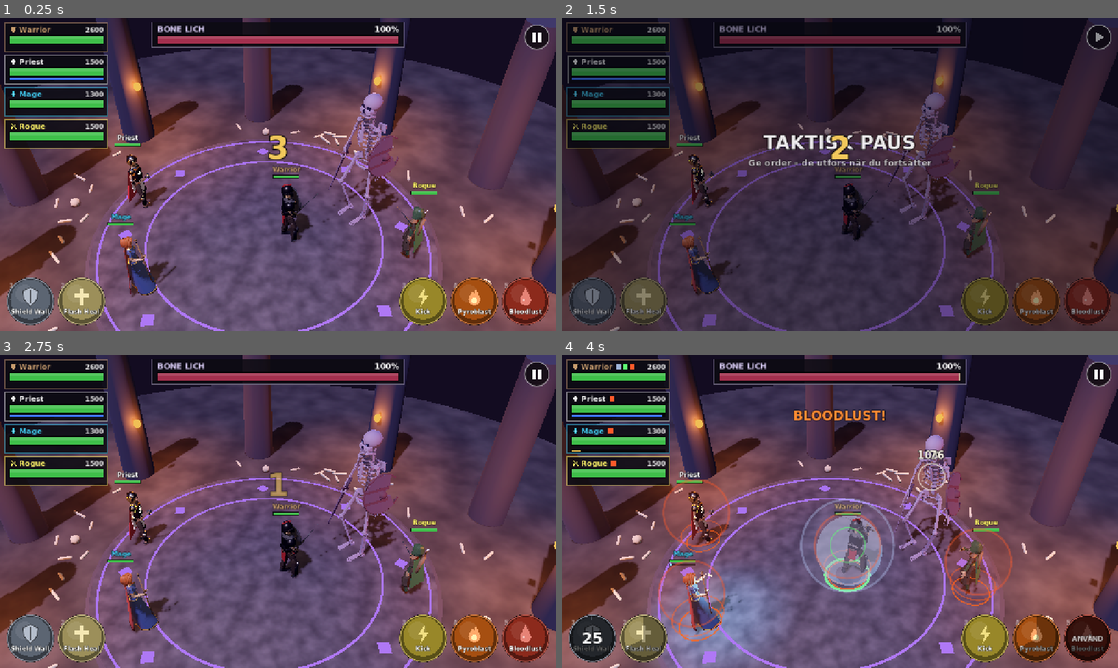
Above: before the commit, frames 1-4 (two rows, left to right).
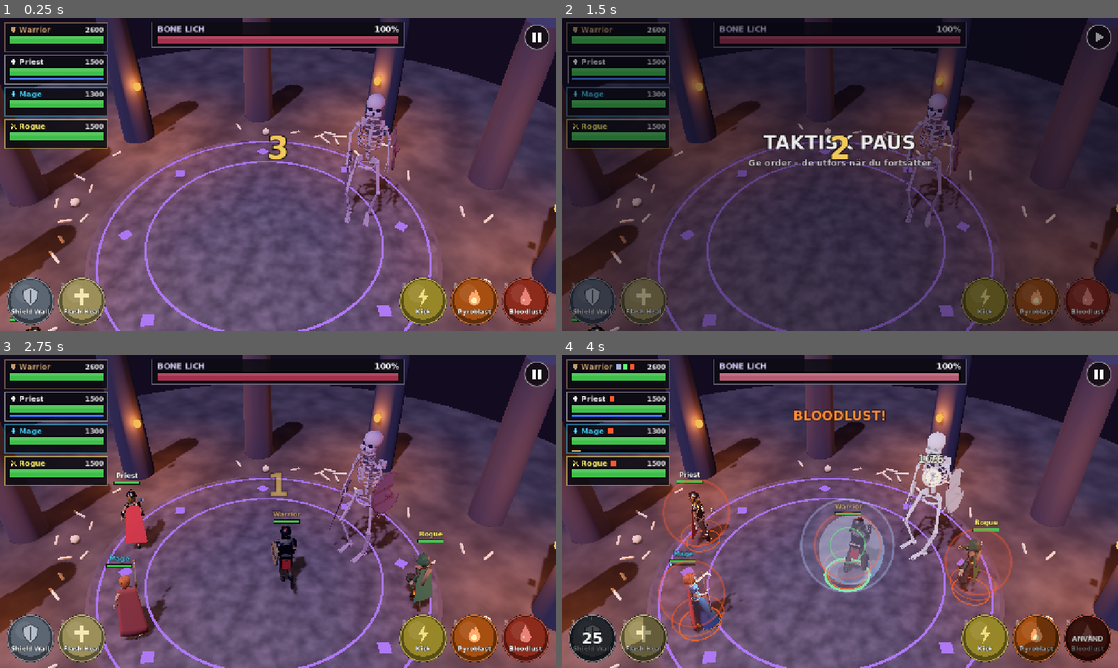
Above: after the commit, the same moments.

Repository: broklyn777/de-edsvurna
Game: Godot game, scene res://scenes/main.tscn
Two runs of this game, one before a commit and one after it. Both use one fixed random seed, a clock stepped at 60 frames per second and the inputs below.
Inputs (mouse positions are in pixels of both pictures, inside the frame that each line leads up to):
- Up to frame 1 (0.25 s): no input
- Up to frame 2 (1.5 s): tap Enter at 0.5 s; move the mouse to (617, 36) at 0.52 s; tap 1 at 0.6 s; click (617, 36) at 0.67 s; tap Space at 0.77 s; move the mouse to (617, 71) at 1.27 s; tap 2 at 1.35 s; click (617, 71) at 1.42 s
- Up to frame 3 (2.75 s): tap Space at 1.52 s; move the mouse to (55, 439) at 2.02 s; tap 3 at 2.1 s; click (55, 439) at 2.17 s
- Up to frame 4 (4 s): move the mouse to (617, 470) at 2.77 s; tap 4 at 2.85 s; click (617, 470) at 2.92 s; tap Space at 3.02, 3.77 s; move the mouse to (589, 639) at 3.52 s; tap 5 at 3.6 s; click (589, 639) at 3.67 s

The runs differ from the first frame. In frame 1, 4.7% of the frame differs, in the area x 1-79%, y 23-100%; in frame 2, 3.7%; in frame 3, 5.2%; in frame 4, 8.3%, in the area x 16-76%, y 5-100%.

Commit message:
Sync hit feedback to weapon impact, add run-in and repositioning
Damage numbers, sounds and flashes wait until the weapon connects
(measured ~20% into each attack clip). Boss windup now holds before
the swing. Party runs in during the countdown; warrior and rogue
step around the boss between attacks.

Co-Authored-By: Claude Opus 5.5 <noreply@anthropic.com>

Diff:
--- a/data/bosses.json
+++ b/data/bosses.json
@@ -45,7 +45,8 @@
 				],
 				"hit": "Hit_Chest",
 				"death": "Death01",
-				"windup": "Sword_Attack"
+				"windup": "Sword_Attack",
+				"walk": "Walk"
 			}
 		}
 	}
--- a/data/heroes.json
+++ b/data/heroes.json
@@ -36,7 +36,9 @@
 				],
 				"hit": "Hit_Chest",
 				"death": "Death01",
-				"block": "Shield_Block"
+				"block": "Shield_Block",
+				"run": "Run",
+				"walk": "Walk"
 			}
 		}
 	},
@@ -77,7 +79,9 @@
 				"cast": "OneHand_Idle",
 				"release": "Spell_Simple_Shoot",
 				"hit": "Hit_Chest",
-				"death": "Death01"
+				"death": "Death01",
+				"run": "Run",
+				"walk": "Walk"
 			}
 		}
 	},
@@ -107,7 +111,9 @@
 				"cast": "Staff_Cast",
 				"release": "Spell_Simple_Shoot",
 				"hit": "Hit_Chest",
-				"death": "Death01"
+				"death": "Death01",
+				"run": "Staff_Run",
+				"walk": "Staff_Walk"
 			}
 		}
 	},
@@ -144,7 +150,9 @@
 					"OneHand_Attack_B"
 				],
 				"hit": "Hit_Chest",
-				"death": "Death01"
+				"death": "Death01",
+				"run": "Run",
+				"walk": "Walk"
 			}
 		}
 	}
--- a/scripts/battle/battle.gd
+++ b/scripts/battle/battle.gd
@@ -29,6 +29,8 @@
 var overlay: BattleOverlay
 var pause_button: Control
 var telegraphs := {}
+## Effekter som väntar på att vapnet ska träffa: [{left, call}].
+var _later: Array[Dictionary] = []
 
 var paused := false
 var started := false
@@ -41,6 +43,15 @@
 var _demo_bot: Script
 var _demo_rng := RandomNumberGenerator.new()
 var _demo_reacted := {}
+var _homes := {}
+var _ran_in := false
+var _shuffle_left := {}
+
+## Partyt springer in från kameran när nedräkningen närmar sig noll.
+const RUN_IN_FROM := Vector3(0.0, 0.0, 4.5)
+const RUN_IN_TIME := 1.5
+## Närstridshjältarna byter plats runt bossen med några sekunders mellanrum.
+const SHUFFLE_HEROES := ["warrior", "rogue"]
 
 
 func _ready() -> void:
@@ -62,7 +73,11 @@
 	_build_ui()
 	get_viewport().size_changed.connect(_layout)
 	_layout()
-	if warp > 0.0:
+	if warp <= 0.0:
+		for h in sim.heroes:
+			models[h.id].position = _homes[h.id] + RUN_IN_FROM + Vector3(randf_range(-0.6, 0.6), 0, randf_range(0, 1.0))
+	else:
+		_ran_in = true
 		started = true
 		_countdown = 0.0
 		while sim.time < warp and sim.outcome == "":
@@ -87,6 +102,9 @@
 	for u in sim.units:
 		var target := sim.boss if u.team == 0 else sim.threat_target()
 		models[u.id].face(models[target.id].global_position)
+		_homes[u.id] = models[u.id].position
+	for hero_id in SHUFFLE_HEROES:
+		_shuffle_left[hero_id] = randf_range(4.0, 7.0)
 
 	var fx_canvas := CanvasLayer.new()
 	fx_canvas.layer = 0
@@ -173,13 +191,19 @@
 		_demo_act()
 	for e in sim.drain_events():
 		_handle(e)
+	_tick_later(_delta)
 	_update_facing()
+	_update_shuffle(_delta)
 	_update_hints()
 	_update_telegraphs()
 
 
 func _tick_countdown(dt: float) -> void:
 	_countdown -= dt
+	if not _ran_in and _countdown <= RUN_IN_TIME + 0.1:
+		_ran_in = true
+		for h in sim.heroes:
+			models[h.id].move_to(_homes[h.id], RUN_IN_TIME * randf_range(0.85, 1.0), true)
 	var n := ceili(_countdown)
 	if n != _last_count and n >= 1:
 		_last_count = n
@@ -200,6 +224,25 @@
 			models[h.id].face(models[h.cast.targets[0]].global_position)
 		else:
 			models[h.id].face(models[sim.boss.id].global_position)
+
+
+func _update_shuffle(delta: float) -> void:
+	if not started or paused or sim.outcome != "":
+		return
+	var boss_pos: Vector3 = _homes[sim.boss.id]
+	for hero_id in SHUFFLE_HEROES:
+		var u := sim.unit(hero_id)
+		var m: UnitModel = models[hero_id]
+		_shuffle_left[hero_id] -= delta
+		if _shuffle_left[hero_id] > 0.0 or not u.alive or u.is_casting() or m.is_moving():
+			continue
+		_shuffle_left[hero_id] = randf_range(5.0, 9.0)
+		# Ny plats på samma avstånd från bossen, högst ~25° från startplatsen.
+		var home_offset: Vector3 = _homes[hero_id] - boss_pos
+		var spot := boss_pos + home_offset.rotated(Vector3.UP, randf_range(-0.45, 0.45))
+		var dist := m.position.distance_to(spot)
+		if dist > 0.25:
+			m.move_to(spot, clampf(dist / 1.4, 0.5, 1.4), false)
 
 
 func _update_hints() -> void:
@@ -302,7 +345,10 @@
 		"cast_start":
 			_on_cast_start(e)
 		"cast_end":
-			_on_cast_end(e)
+			if e.result == "interrupted" and e.has("by"):
+				_after(models[e.by].last_impact_delay, _on_cast_end.bind(e))
+			else:
+				_on_cast_end(e)
 		"ability_used":
 			_on_ability_used(e)
 		"projectile":
@@ -313,7 +359,7 @@
 		"swing":
 			models[e.unit].attack(models[e.target].global_position, 0.35 if e.unit == sim.boss.id else 0.25)
 		"damage":
-			_on_damage(e)
+			_after(_impact_delay(e), _on_damage.bind(e))
 		"heal":
 			_on_heal(e)
 		"aura_applied":
@@ -326,10 +372,7 @@
 			if e.aura == "shield_wall":
 				models[e.unit].set_blocking(false)
 		"death":
-			sfx.play("death", -2.0)
-			_float(e.unit, "DÖD", Color(0.8, 0.8, 0.8), 26, false)
-			models[e.unit].die()
-			_hitstop(70)
+			_after(_pending_delay(), _on_death.bind(e.unit))
 		"error":
 			for b in buttons:
 				if b.ability_id == e.ability:
@@ -339,7 +382,7 @@
 		"announce":
 			overlay.announce(e.text)
 		"outcome":
-			_on_outcome(e.result)
+			_after(_pending_delay(), _on_outcome.bind(e.result))
 
 
 func _on_cast_start(e: Dictionary) -> void:
@@ -461,6 +504,13 @@
 		fx_layer.add_child(_at(Fx.Sparks.new(Color("#b8ffbf"), 10, 140.0, 0.5), p))
 
 
+func _on_death(unit_id: String) -> void:
+	sfx.play("death", -2.0)
+	_float(unit_id, "DÖD", Color(0.8, 0.8, 0.8), 26, false)
+	models[unit_id].die()
+	_hitstop(70)
+
+
 func _on_outcome(result: String) -> void:
 	for m in models.values():
 		m.stop_cast_sound()
@@ -499,6 +549,38 @@
 	fx_layer.add_child(_at(Fx.FloatingText.new(text, color, size, big, 1.1 if big else 0.9), p))
 
 
+## Hur länge träffeffekterna ska vänta så att de sammanfaller med att vapnet når fram.
+func _impact_delay(e: Dictionary) -> float:
+	if e.ability == "bone_crush":
+		return 0.08
+	var melee: bool = e.ability == "melee" or sim.ability(e.ability).get("melee", false)
+	return models[e.source].last_impact_delay if melee else 0.0
+
+
+func _after(delay: float, call: Callable) -> void:
+	if delay <= 0.0:
+		call.call()
+	else:
+		_later.append({"left": delay, "call": call})
+
+
+func _pending_delay() -> float:
+	var longest := 0.0
+	for item in _later:
+		longest = maxf(longest, item.left)
+	return longest + (0.01 if longest > 0.0 else 0.0)
+
+
+func _tick_later(delta: float) -> void:
+	if paused or _later.is_empty():
+		return
+	for item in _later.duplicate():
+		item.left -= delta
+		if item.left <= 0.0:
+			_later.erase(item)
+			item.call.call()
+
+
 func _hitstop(ms: int) -> void:
 	_hitstop_until = maxi(_hitstop_until, Time.get_ticks_msec() + ms)
 
--- a/scripts/battle/unit_model.gd
+++ b/scripts/battle/unit_model.gd
@@ -5,8 +5,12 @@
 
 const WORLD_SCALE := 1.0 / 55.0
 const BLEND := 0.12
-## Andel av upptaktsanimationen där bossen stannar med vapnet höjt tills slaget faller.
-const WINDUP_HOLD := 0.38
+## Andel av upptaktsanimationen där bossen stannar med vapnet höjt tills slaget faller
+## (före den snabbaste delen av svingen).
+const WINDUP_HOLD := 0.09
+## Vapnet träffar ungefär så här långt in i attackanimationerna (uppmätt på armarnas rotationsfart).
+const IMPACT_AT := 0.2
+const ATTACK_SPEED := 1.25
 
 static var _weapon_kit: Node3D
 
@@ -27,6 +31,14 @@
 var _casting := false
 var _winding := false
 var _dead := false
+## Sekunder från senaste attackens start tills vapnet träffar; battle.gd fördröjer träffeffekterna så.
+var last_impact_delay := 0.0
+var _moving := false
+var _move_run := false
+var _move_from := Vector3.ZERO
+var _move_to := Vector3.ZERO
+var _move_t := 0.0
+var _move_dur := 1.0
 var _offset := Vector3.ZERO
 var _offset_vel := Vector3.ZERO
 var _face_target := Vector3.ZERO
@@ -54,7 +66,8 @@
 	_model.scale = Vector3.ONE * model_scale
 	_body.add_child(_model)
 	_player = _model.find_children("*", "AnimationPlayer", true, false)[0]
-	for loop_anim in [anims.get("idle", ""), anims.get("cast", ""), anims.get("block", "")]:
+	for loop_anim in [anims.get("idle", ""), anims.get("cast", ""), anims.get("block", ""),
+			anims.get("run", ""), anims.get("walk", "")]:
 		if _player.has_animation(loop_anim):
 			_player.get_animation(loop_anim).loop_mode = Animation.LOOP_LINEAR
 	_attach_weapons(vis.get("weapons", {}))
@@ -100,9 +113,12 @@
 	if _dead:
 		return
 	var list: Array = anims.get("attack", [])
+	last_impact_delay = 0.0
 	if not list.is_empty():
-		_play_oneshot(list[randi() % list.size()], 0.06, 1.25)
-	_push((toward - global_position).normalized() * lunge * model_scale)
+		var anim_name: String = list[randi() % list.size()]
+		_play_oneshot(anim_name, 0.06, ATTACK_SPEED)
+		last_impact_delay = _player.get_animation(anim_name).length * IMPACT_AT / (ATTACK_SPEED * unit.haste())
+	_push_delayed((toward - global_position).normalized() * lunge * model_scale, last_impact_delay * 0.6)
 
 
 ## Startar kaströrelsen. Närstridsslag (windup) lyfter vapnet och håller det tills slaget faller.
@@ -160,6 +176,24 @@
 	_flash_color = c
 
 
+## Går eller springer till en ny plats. Bara utseende – stridslogiken bryr sig inte om positioner.
+func move_to(target: Vector3, duration: float, run: bool) -> void:
+	if _dead:
+		return
+	_move_from = position
+	_move_to = target
+	_move_t = 0.0
+	_move_dur = maxf(duration, 0.05)
+	_move_run = run
+	_moving = true
+	if not _oneshot and not _casting:
+		_idle(0.15)
+
+
+func is_moving() -> bool:
+	return _moving
+
+
 func set_blocking(on: bool) -> void:
 	_blocking = on
 	if not _oneshot and not _casting and not _dead:
@@ -205,7 +239,19 @@
 	_offset += _offset_vel * delta
 	_body.position = _offset
 
-	if _face_target != Vector3.ZERO and not _dead:
+	if _moving:
+		_move_t += delta
+		var k := clampf(_move_t / _move_dur, 0.0, 1.0)
+		position = _move_from.lerp(_move_to, k * k * (3.0 - 2.0 * k))
+		var dir := _move_to - _move_from
+		if dir.length() > 0.01 and not _casting:
+			_body.rotation.y = lerp_angle(_body.rotation.y, atan2(dir.x, dir.z), minf(1.0, delta * 12.0))
+		if k >= 1.0:
+			_moving = false
+			if not _oneshot and not _casting and not _dead:
+				_idle(0.2)
+
+	if _face_target != Vector3.ZERO and not _dead and not (_moving and not _casting):
 		var dir := _face_target - global_position
 		var want := atan2(dir.x, dir.z)
 		_body.rotation.y = lerp_angle(_body.rotation.y, want, minf(1.0, delta * 8.0))
@@ -263,12 +309,23 @@
 
 func _idle(blend: float) -> void:
 	_oneshot = false
-	var anim_name: String = anims.get("block", "") if _blocking else anims.get("idle", "")
+	var anim_name: String = anims.get("idle", "")
+	if _moving:
+		anim_name = anims.get("run" if _move_run else "walk", anim_name)
+	elif _blocking:
+		anim_name = anims.get("block", anim_name)
 	_play(anim_name, blend)
 
 
 func _push(v: Vector3) -> void:
 	_offset_vel += v * 14.0
+
+
+func _push_delayed(v: Vector3, delay: float) -> void:
+	if delay <= 0.0:
+		_push(v)
+	else:
+		get_tree().create_timer(delay, false).timeout.connect(_push.bind(v))
 
 
 func _attach_weapons(weapons: Dictionary) -> void:
Not shown, changed: export_presets.cfg
